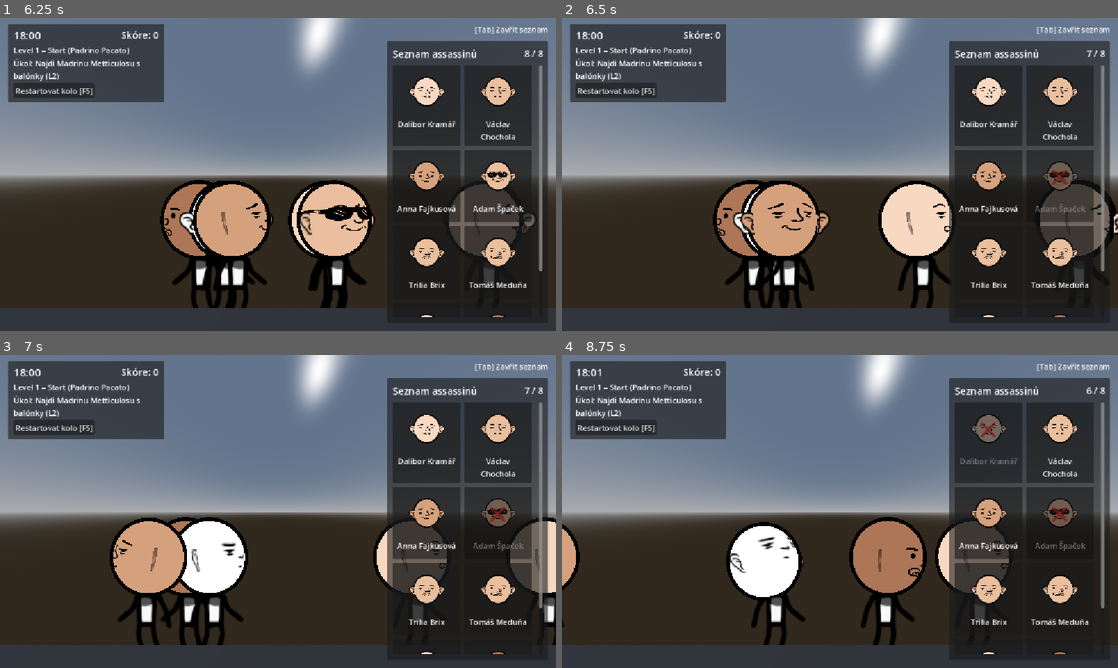
Above: before the commit, frames 1-4 (two rows, left to right).
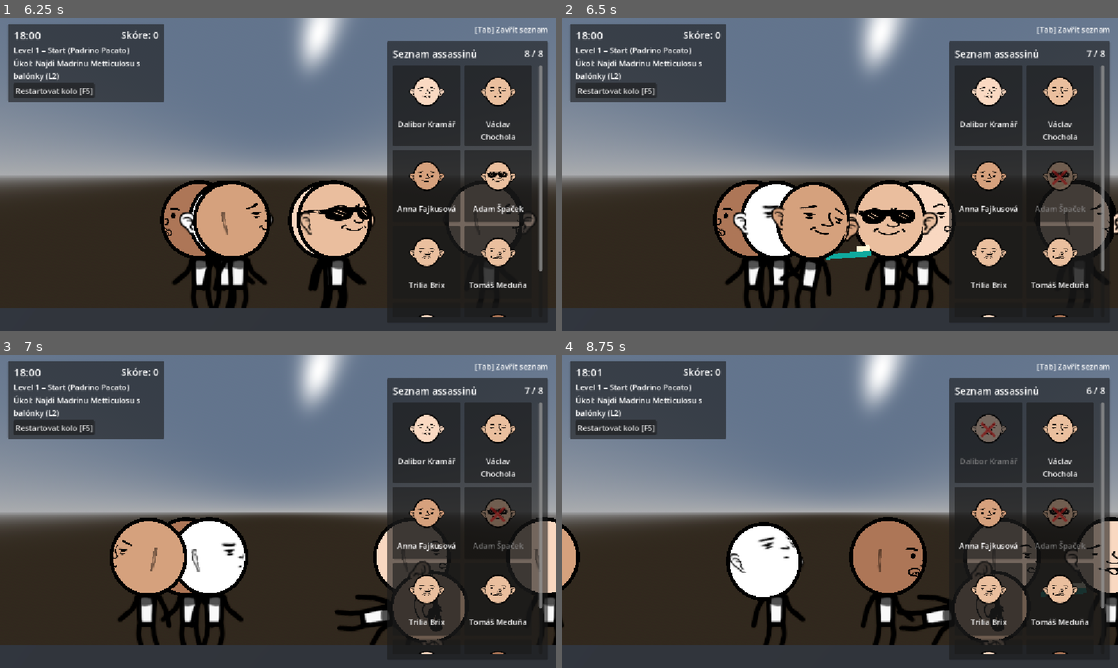
Above: after the commit, the same moments.

Repository: JosefAmbruz/nebezpecny-ukol
Game: Godot game, scene res://src/ui/title_screen.tscn
Two runs of this game, one before a commit and one after it. Both use one fixed random seed, a clock stepped at 60 frames per second and the inputs below.
Inputs (mouse positions are in pixels of both pictures, inside the frame that each line leads up to):
- Up to frame 1 (6.25 s): click "Hrát" at 0.5 s; click "Restartovat kolo [F5]" at 1.25 s; click "Restartovat kolo [F5]" at 2 s; click "Restartovat kolo [F5]" at 2.75 s; tap Enter at 3.5 s; move the mouse to (400, 158) at 3.52 s; press the mouse at (400, 158) at 3.53 s; hold D (move_right) 3.53-4.28 s; move the mouse to (166, 190) at 4.27 s; release the mouse at (166, 190) at 4.28 s; hold A (move_left) 4.28-5.03 s; click (166, 190) at 4.35 s; move the mouse to (333, 105) at 5.02 s; press the mouse at (333, 105) at 5.03 s; hold D (move_right) from 5.03 s (still down); tap E (lean) at 5.1 s; move the mouse to (250, 237) at 5.77 s; release the mouse at (250, 237) at 5.78 s; tap Tab (toggle_assassin_list) at 5.85 s; click (250, 237) at 6.05 s
- Up to frame 2 (6.5 s): keep holding D (move_right)
- Up to frame 3 (7 s): move the mouse to (444, 558) at 6.52 s; release D (move_right) at 6.53 s; press the mouse at (444, 558) at 6.53 s; hold A (move_left) from 6.53 s (still down); tap Enter at 6.6 s
- Up to frame 4 (8.75 s): keep holding A (move_left); move the mouse to (673, 464) at 7.27 s; release the mouse at (673, 464) at 7.28 s; click (673, 464) at 7.35 s; move the mouse to (867, 511) at 8.02 s; press the mouse at (867, 511) at 8.03 s

Frame 1 is identical in both runs. In frame 2, 7.3% of the frame differs, in the area x 32-68%, y 51-93%; in frame 3, 2.1%; in frame 4, 5.6%.

Commit message:
feat: animate attacks and show kill points

Diff:
--- a/src/characters/character_visuals.gd
+++ b/src/characters/character_visuals.gd
@@ -4,6 +4,8 @@
 
 signal action_finished(action_name: StringName)
 signal hit_frame
+
+const ATTACK_CONTACT_TIME := 0.12
 
 @export var appearance: CharacterAppearance:
 	set(value):
@@ -21,10 +23,12 @@
 @onready var ear_l: Sprite3D = $HeadPivot/EarR2
 @onready var body_sprite: Sprite3D = $BodySprite
 @onready var anim_player: AnimationPlayer = $AnimationPlayer
+@onready var _toothbrush: MeshInstance3D = $Toothbrush
 
 var _target_yaw: float = 0.0
 var _target_pitch: float = 0.0
 var _facing_right: bool = true
+var _attack_tween: Tween
 
 func _ready() -> void:
 	# Zajistí, že každá instance postavy má vlastní kopii materiálu hlavy
@@ -81,6 +85,76 @@
 	if anim_player.current_animation != anim_name:
 		anim_player.play(anim_name)
 
+
+func play_attack(target: Node3D) -> void:
+	var right := target.global_position.x >= global_position.x
+	set_facing_right(right)
+	var direction := 1.0 if right else -1.0
+	if _attack_tween:
+		_attack_tween.kill()
+
+	var hand := global_position + Vector3(direction * 0.28, 0.56, 0.44)
+	var swipe_start := target.global_position + Vector3(direction * -0.48, 0.78, 0.58)
+	var swipe_end := swipe_start + Vector3(direction * 0.52, -0.10, 0.0)
+	_toothbrush.global_position = hand
+	_toothbrush.rotation_degrees = Vector3(0.0, 0.0 if right else 180.0, direction * 28.0)
+	_toothbrush.show()
+
+	_attack_tween = create_tween().set_pause_mode(Tween.TWEEN_PAUSE_PROCESS)
+	_attack_tween.tween_property(_toothbrush, "global_position", swipe_start, 0.06)
+	_attack_tween.parallel().tween_property(_toothbrush, "rotation_degrees:z", 0.0, 0.06)
+	_attack_tween.parallel().tween_property(self, "position:x", direction * 0.24, 0.06)
+	_attack_tween.parallel().tween_property(self, "rotation_degrees:z", direction * -12.0, 0.06)
+	_attack_tween.tween_property(_toothbrush, "global_position", swipe_end, 0.08)
+	_attack_tween.parallel().tween_property(_toothbrush, "rotation_degrees:z", direction * -14.0, 0.08)
+	_attack_tween.tween_property(_toothbrush, "global_position", hand, 0.12)
+	_attack_tween.parallel().tween_property(self, "position:x", 0.0, 0.12)
+	_attack_tween.parallel().tween_property(self, "rotation_degrees:z", 0.0, 0.12)
+	_attack_tween.tween_callback(_toothbrush.hide)
+
+
+func play_death(attacker: Node3D) -> Tween:
+	if _attack_tween:
+		_attack_tween.kill()
+	_toothbrush.hide()
+	anim_player.stop()
+	head_pivot.rotation = Vector3.ZERO
+	set_process(false)
+	var fall_right := global_position.x >= attacker.global_position.x if is_instance_valid(attacker) else _facing_right
+	var direction := 1.0 if fall_right else -1.0
+
+	var tween := create_tween().set_pause_mode(Tween.TWEEN_PAUSE_PROCESS)
+	tween.tween_interval(ATTACK_CONTACT_TIME)
+	tween.set_parallel().set_trans(Tween.TRANS_QUAD).set_ease(Tween.EASE_IN)
+	tween.chain().tween_property(self, "rotation_degrees:z", direction * -80.0, 0.38)
+	tween.tween_property(self, "position:x", direction * 0.24, 0.38)
+	# Naklonění a výška posadí obrys hlavy na zem a přiblíží nohy k podlaze.
+	tween.tween_property(self, "position:y", 0.32, 0.38)
+	return tween
+
+
+func show_score_popup(points: int) -> void:
+	var popup := Label3D.new()
+	popup.name = "ScorePopup"
+	popup.text = "%+d" % points
+	popup.font_size = 42
+	popup.outline_size = 10
+	popup.pixel_size = 0.009
+	popup.modulate = Color(0.58, 1.0, 0.52) if points >= 0 else Color(1.0, 0.46, 0.44)
+	popup.no_depth_test = true
+	popup.top_level = true
+	popup.hide()
+	add_child(popup)
+	popup.global_position = global_position + Vector3(0.0, 2.0, 0.0)
+
+	var tween := create_tween().set_pause_mode(Tween.TWEEN_PAUSE_PROCESS).set_parallel()
+	tween.tween_callback(popup.show).set_delay(ATTACK_CONTACT_TIME)
+	tween.tween_property(popup, "position:y", popup.position.y + 0.55, 0.48).set_delay(ATTACK_CONTACT_TIME).set_trans(Tween.TRANS_QUAD).set_ease(Tween.EASE_OUT)
+	tween.tween_property(popup, "modulate:a", 0.0, 0.22).set_delay(ATTACK_CONTACT_TIME + 0.26)
+	tween.tween_property(popup, "outline_modulate:a", 0.0, 0.22).set_delay(ATTACK_CONTACT_TIME + 0.26)
+	tween.chain().tween_callback(popup.queue_free)
+
+
 func is_facing_right() -> bool:
 	return _facing_right
 
--- a/src/characters/character_visuals.tscn
+++ b/src/characters/character_visuals.tscn
@@ -28,6 +28,22 @@
 
 [sub_resource type="SphereMesh" id="SphereMesh_kakee"]
 
+[sub_resource type="StandardMaterial3D" id="Material_brush_handle"]
+shading_mode = 0
+albedo_color = Color(0.09, 0.67, 0.62, 1)
+
+[sub_resource type="BoxMesh" id="Mesh_brush_handle"]
+material = SubResource("Material_brush_handle")
+size = Vector3(0.64, 0.075, 0.085)
+
+[sub_resource type="StandardMaterial3D" id="Material_brush_bristles"]
+shading_mode = 0
+albedo_color = Color(1, 0.97, 0.85, 1)
+
+[sub_resource type="BoxMesh" id="Mesh_brush_bristles"]
+material = SubResource("Material_brush_bristles")
+size = Vector3(0.18, 0.095, 0.08)
+
 [node name="CharacterVisuals" type="Node3D" unique_id=604539014]
 script = ExtResource("1_4phqr")
 appearance = SubResource("Resource_4phqr")
@@ -55,3 +71,14 @@
 texture = ExtResource("5_4drbo")
 
 [node name="AnimationPlayer" type="AnimationPlayer" parent="." unique_id=1040987947]
+
+[node name="Toothbrush" type="MeshInstance3D" parent="."]
+visible = false
+top_level = true
+cast_shadow = 0
+mesh = SubResource("Mesh_brush_handle")
+
+[node name="Bristles" type="MeshInstance3D" parent="Toothbrush"]
+position = Vector3(0.22, 0.07, 0)
+cast_shadow = 0
+mesh = SubResource("Mesh_brush_bristles")
--- a/src/characters/npc_base.gd
+++ b/src/characters/npc_base.gd
@@ -350,7 +350,7 @@
 
 	if _attack_elapsed >= attack_duration:
 		if visuals:
-			visuals.play_state(&"attack")
+			visuals.play_attack(_stalk_target)
 		if _stalk_target.has_method(&"on_killed_by_assassin"):
 			_stalk_target.call(&"on_killed_by_assassin", self)
 		elif _stalk_target.has_method(&"on_interaction_completed"):
@@ -430,12 +430,15 @@
 			_exit_lean()
 		state = State.DEAD
 		velocity = Vector3.ZERO
+		has_balloon = false
 		if interactable:
 			interactable.monitorable = false
+			interactable.collision_layer = 0
+		if visuals:
+			visuals.play_death(actor)
 		died.emit(self, actor)
 		if not is_assassin and actor and actor.is_in_group(&"player"):
 			_alert_nearby_assassins(actor)
-		queue_free()
 
 
 func _alert_nearby_assassins(player_node: Node3D, max_count: int = 3) -> void:
--- a/src/player.gd
+++ b/src/player.gd
@@ -6,7 +6,7 @@
 signal interaction_cancelled
 signal interaction_completed(target: InteractableNpc, kind: InteractableNpc.InteractionKind)
 signal safe_state_changed(is_safe: bool, can_lean: bool)
-signal killed_by_assassin(attacker: Node3D)
+signal killed_by_assassin(attacker: Node3D, death_animation: Tween)
 
 const INTERACTABLE_NPC_MASK: int = 1 << 1 # Layer 2: InteractableNPC
 const BALLOON_SCENE: PackedScene = preload("res://src/characters/balloon_visual.tscn")
@@ -273,7 +273,7 @@
 		_caught_grace_elapsed = 0.0
 
 		if completed_kind == InteractableNpc.InteractionKind.ASSASSINATE and visuals:
-			visuals.play_state(&"attack")
+			visuals.play_attack(completed_target.get_character_root())
 
 		completed_target.complete_interaction(self)
 		interaction_completed.emit(completed_target, completed_kind)
@@ -317,9 +317,12 @@
 	if not is_alive or is_safe_from_attack():
 		return
 	is_alive = false
+	velocity = Vector3.ZERO
 	_cancel_interaction()
 	_stop_leaning()
-	killed_by_assassin.emit(attacker)
+	has_balloon = false
+	var death_animation := visuals.play_death(attacker) if visuals else null
+	killed_by_assassin.emit(attacker, death_animation)
 
 
 func _on_attack_hit() -> void:
--- a/src/world.gd
+++ b/src/world.gd
@@ -184,6 +184,8 @@
 	var points := score_assassin_kill if npc.is_assassin else score_civilian_penalty
 	if killer == _player:
 		_add_score(points)
+		if npc.visuals:
+			npc.visuals.show_score_popup(points)
 	elif killer is NpcBase and killer.character_data and killer.character_data.is_assassin:
 		killer.character_data.has_killed = true
 		killer.character_data.kill_score += points
@@ -211,14 +213,14 @@
 		_game_hud.set_quest_state(_player.has_balloon, _player.has_battery, _quest_completed)
 
 
-func _on_player_killed(attacker: Node3D) -> void:
+func _on_player_killed(attacker: Node3D, death_animation: Tween) -> void:
 	var killer_name := "neznámý assassin"
 	if attacker is NpcBase and not attacker.display_name.is_empty():
 		killer_name = attacker.display_name
 	if attacker is NpcBase and attacker.character_data and attacker.character_data.is_assassin:
 		attacker.character_data.has_killed = true
 		attacker.character_data.kill_score += score_assassin_kill
-	_end_match("Byl jsi zabit", "Dostal tě %s.\nKonečné skóre: %d" % [killer_name, _score])
+	_end_match("Byl jsi zabit", "Dostal tě %s.\nKonečné skóre: %d" % [killer_name, _score], death_animation)
 
 
 func _format_leaderboard() -> String:
@@ -248,7 +250,7 @@
 		_game_hud.set_score(_score)
 
 
-func _end_match(title: String, summary: String) -> void:
+func _end_match(title: String, summary: String, death_animation: Tween = null) -> void:
 	if _match_ended:
 		return
 	_match_ended = true
@@ -256,5 +258,7 @@
 	_assassin_list_ui.hide()
 	$InteractionIndicator.hide()
 	get_tree().paused = true
+	if death_animation:
+		await death_animation.finished
 	if _game_hud:
 		_game_hud.show_end_screen(title, summary, _format_leaderboard())
--- a/src/world/off_screen_director.gd
+++ b/src/world/off_screen_director.gd
@@ -288,6 +288,7 @@
 
 
 func _on_npc_died(npc: NpcBase, killer: Node3D) -> void:
+	_active_civilians.erase(npc)
 	if npc.character_data:
 		npc.character_data.is_alive = false
 		for rec in _assassin_records:
--- a/tests/test_match_flow.gd
+++ b/tests/test_match_flow.gd
@@ -20,7 +20,7 @@
 	await physics_frame
 	assert(not world._player.is_safe_from_attack())
 
-	var killer := NpcBase.new()
+	var killer := OffScreenDirector.NPC_BASE_SCENE.instantiate() as NpcBase
 	killer.apply_character_data(world.assassins[0])
 	world.add_child(killer)
 	var victim := NpcBase.new()
@@ -29,21 +29,52 @@
 	victim.died.connect(world._director._on_npc_died)
 	victim.on_interaction_completed(killer, InteractableNpc.InteractionKind.ASSASSINATE)
 
+	var civilian := world._director._active_civilians[0]
+	civilian.interactable.complete_interaction(world._player)
+	assert(civilian.state == NpcBase.State.DEAD and civilian.interactable.collision_layer == 0)
+	var penalty := civilian.visuals.get_node("ScorePopup") as Label3D
+	assert(penalty.text == "-50" and penalty.modulate.r > penalty.modulate.g)
+
+	var scored_victim := OffScreenDirector.NPC_BASE_SCENE.instantiate() as NpcBase
+	scored_victim.apply_character_data(world.assassins[2])
+	world.add_child(scored_victim)
+	scored_victim.died.connect(world._director._on_npc_died)
+	scored_victim.interactable.complete_interaction(world._player)
+	var reward := scored_victim.visuals.get_node("ScorePopup") as Label3D
+	assert(reward.text == "+100" and reward.modulate.g > reward.modulate.r)
+	assert(world._score == 50)
+	world._director.activate_level(1)
+	world._director.activate_level(0)
+
 	world._on_quest_npc_interacted(null, world._player, QuestNpc.Role.MADRINA_METTICULOSA)
 	world._on_quest_npc_interacted(null, world._player, QuestNpc.Role.PADRINO_MORETTI)
 	world._on_quest_npc_interacted(null, world._player, QuestNpc.Role.PADRINO_PACATO)
 	world._assassin_list_ui.toggle_list()
-	world._player.on_killed_by_assassin(killer)
+	killer.position = world._player.position + Vector3(-1.0, 0.0, 0.0)
+	world._player._looking_right = true
+	killer._stalk_target = world._player
+	killer._process_attack(killer.attack_duration)
+	assert(killer.visuals.get_node("Toothbrush").visible)
 	assert(paused and not world._player.can_process() and not world._director.can_process())
 	assert(not world._assassin_list_ui.visible)
+	var end_panel := world._game_hud.get_node("%EndGamePanel") as Control
+	assert(not end_panel.visible)
+	await end_panel.visibility_changed
+	await process_frame
+	assert(not killer.visuals.get_node("Toothbrush").visible)
+	assert(absf(world._player.visuals.rotation_degrees.z) >= 75.0)
+	assert(absf(civilian.visuals.rotation_degrees.z) >= 75.0)
 	assert(world._game_hud.get_node("%EndTitleLabel").text == "Byl jsi zabit")
-	assert(world._game_hud.get_node("%LeaderboardRows").text == "1. Ty — 300\n2. %s — 200" % killer.display_name)
+	assert(world._game_hud.get_node("%LeaderboardRows").text == "1. Ty — 350\n2. %s — 200" % killer.display_name)
 	var position := world._player.position
 	Input.action_press(&"move_right")
 	await physics_frame
 	await physics_frame
 	Input.action_release(&"move_right")
 	assert(world._player.position == position)
+	if is_instance_valid(penalty):
+		await penalty.tree_exited
+	assert(not civilian.visuals.has_node("ScorePopup"))
 
 	var previous_id := world.get_instance_id()
 	await _press_key(KEY_ENTER)
@@ -61,7 +92,7 @@
 	world._update_match_clock(world.match_duration_seconds)
 	assert(paused and world._game_hud.get_node("%Leaderboard").is_visible_in_tree())
 	assert(world._game_hud.get_node("%LeaderboardRows").text == "1. %s — 100\n2. Ty — 0" % assassin.display_name)
-	print("Title, score ranking, input lock, and both restart controls passed.")
+	print("Title, kill score popups, persistent corpses, results, input lock, and restarts passed.")
 	quit()
 
 
